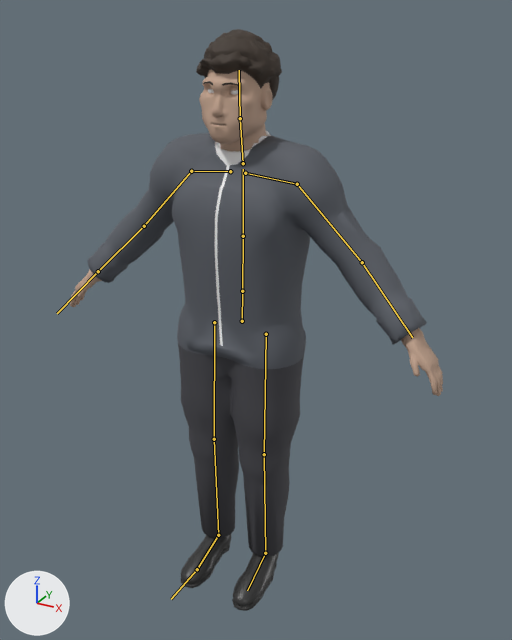
Two versions of the glTF model src/decision_pitch/web/figures/figure.glb, one commit apart.
Before and after are seen from a camera (50 mm lens) standing at (1.045, -1.793, 1.888) and looking at (0.043, 0.03, 0.977). The lights are fixed; the arrows at lower left show +X, +Y and +Z. The first picture is the older version. The bones that change, and the others that lie on the model, are drawn over the model as lines.

Names of what the first picture shows: 'body', 'coat', 'eyes', 'hair_bun', 'hair_buzz', 'hair_curly', 'hair_short', 'hair_swept'.
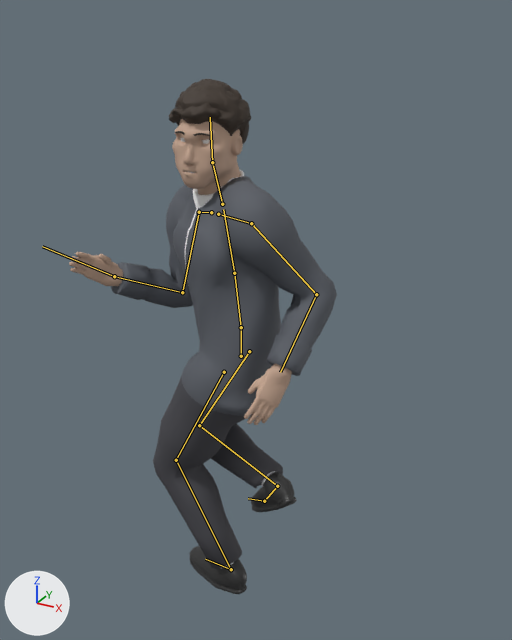
The newer file adds an action. The first version stands in its rest pose; the second is drawn at frame 2 of the action 'jog_BR'.

Changed parts and their boxes (x1, y1, x2, y2) in the pictures (512 x 640 px):
'coat', posed (33% narrower, 6% shorter): before (88, 131, 427, 557); after (111, 169, 337, 569)
'body', posed: before (70, 70, 443, 611); after (69, 119, 297, 594)
'hair_curly', posed (8% shorter): before (196, 29, 282, 100); after (169, 79, 251, 144)
'hair_swept', posed: before (204, 35, 271, 89); after (175, 85, 241, 136)
'hair_short', posed (9% shorter): before (204, 67, 269, 89); after (175, 116, 239, 136)
'hair_bun', posed (8% narrower): before (207, 69, 271, 87); after (182, 118, 241, 135)
'hair_buzz', posed: before (207, 70, 269, 88); after (179, 121, 241, 135)
bone 'hips', root to tip: before (242, 321) to (242, 292); after (241, 356) to (241, 328)
bone 'spine', root to tip: before (242, 291) to (243, 236); after (241, 327) to (234, 273)
bone 'chest', root to tip: before (243, 236) to (243, 169); after (234, 273) to (223, 209)
bone 'neck', root to tip: before (243, 163) to (240, 118); after (222, 204) to (212, 162)
bone 'head', root to tip: before (240, 118) to (239, 70); after (212, 162) to (210, 117)
bone 'upper_arm_L', root to tip: before (297, 184) to (362, 262); after (251, 223) to (316, 294)
bone 'forearm_L', root to tip: before (362, 262) to (412, 337); after (316, 294) to (280, 372)
bone 'upper_arm_R', root to tip: before (191, 171) to (144, 226); after (199, 212) to (182, 292)
bone 'forearm_R', root to tip: before (144, 226) to (98, 271); after (182, 292) to (114, 276)
bone 'hand_R', root to tip: before (98, 271) to (57, 313); after (114, 276) to (42, 246)
bone 'thigh_L', root to tip: before (266, 334) to (264, 454); after (224, 372) to (176, 460)
bone 'shin_L', root to tip: before (264, 454) to (265, 553); after (176, 460) to (231, 569)
bone 'foot_L', root to tip: before (265, 553) to (247, 590); after (231, 569) to (205, 559)
bone 'thigh_R', root to tip: before (214, 322) to (214, 439); after (249, 351) to (199, 425)
bone 'shin_R', root to tip: before (214, 439) to (218, 535); after (199, 425) to (277, 486)
bone 'foot_R', root to tip: before (218, 535) to (197, 569); after (277, 486) to (264, 501)
bone 'toe_R', root to tip: before (197, 569) to (171, 599); after (264, 501) to (248, 498)

The edits, one by one:
Bone 'hips' (bone_hips) moves from (0.0, 0.0, 0.0) to (0.002, -0.122, 0.005).
Bone 'hips' (bone_hips) turns from (0, 0, 0) to (-12, -86, 14) degrees about its own x, y and z.
Bone 'spine' (bone_spine) turns from (0, 0, 0) to (5, 21, 1) degrees about its own x, y and z.
Bone 'chest' (bone_chest) turns from (0, 0, 0) to (3, 32, -1) degrees about its own x, y and z.
Bone 'neck' (bone_neck) turns from (0, 0, 0) to (-2, 14, -7) degrees about its own x, y and z.
Bone 'head' (bone_head) turns from (0, 0, 0) to (-2, 18, -7) degrees about its own x, y and z.
Bone 'upper_arm_L' (bone_upper_arm_l) turns from (0, 0, 0) to (-27, 2, -32) degrees about its own x, y and z.
Bone 'forearm_L' (bone_forearm_l) turns from (0, 0, 0) to (62, 0, 0) degrees about its own x, y and z.
Bone 'upper_arm_R' (bone_upper_arm_r) turns from (0, 0, 0) to (20, 2, 31) degrees about its own x, y and z.
Bone 'forearm_R' (bone_forearm_r) turns from (0, 0, 0) to (90, 0, 0) degrees about its own x, y and z.
Bone 'hand_R' (bone_hand_r) turns from (0, 0, 0) to (9, 0, 0) degrees about its own x, y and z.
Bone 'thigh_L' (bone_thigh_l) turns from (0, 0, 0) to (-29, 6, 2) degrees about its own x, y and z.
Bone 'shin_L' (bone_shin_l) turns from (0, 0, 0) to (55, 0, -1) degrees about its own x, y and z.
Bone 'foot_L' (bone_foot_l) turns from (0, 0, 0) to (-29, 11, 14) degrees about its own x, y and z.
Bone 'thigh_R' (bone_thigh_r) turns from (0, 0, 0) to (-37, 23, -7) degrees about its own x, y and z.
Bone 'shin_R' (bone_shin_r) turns from (0, 0, 0) to (112, 0, 1) degrees about its own x, y and z.
Bone 'foot_R' (bone_foot_r) turns from (0, 0, 0) to (-48, 14, 5) degrees about its own x, y and z.
Bone 'toe_R' (bone_toe_r) turns from (0, 0, 0) to (-8, 0, 0) degrees about its own x, y and z.
